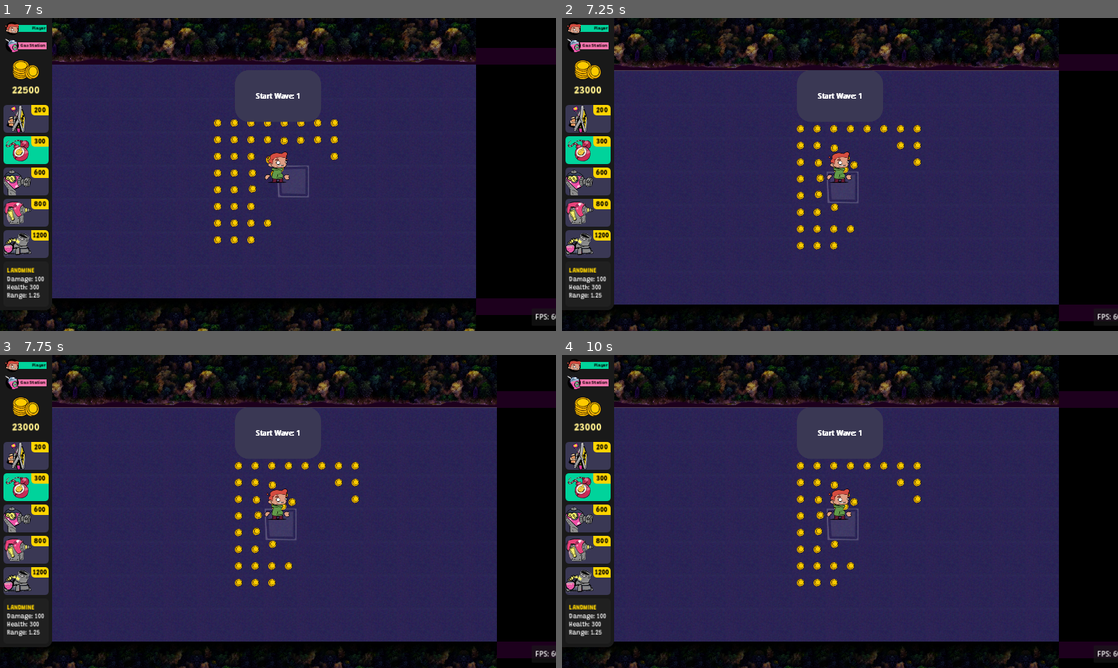
Above: before the commit, frames 1-4 (two rows, left to right).
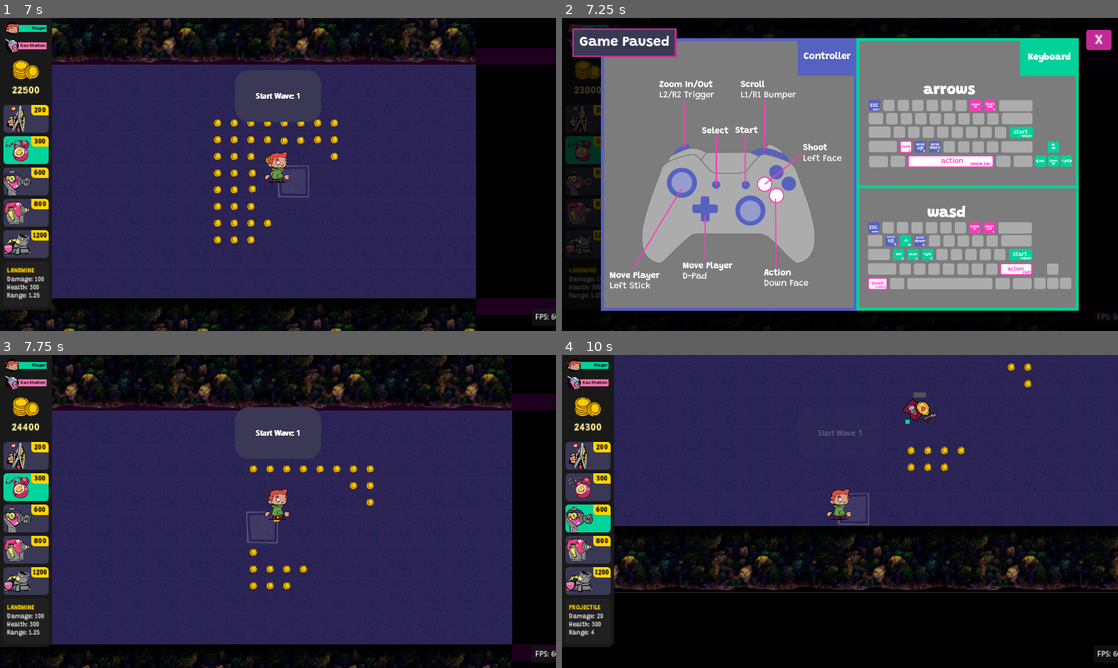
Above: after the commit, the same moments.

Repository: Slushie-Defense/Slushie
Game: Godot game, scene res://UserInterface/SplashScreen/SplashScreen.tscn
The game is run twice, just before and just after one commit, with the same random seed, the same clock (stepped at 60 frames per second) and the same inputs. Sound files missing from this copy of the repository are replaced by a short silence.
Inputs (mouse positions are in pixels of both pictures, inside the frame that each line leads up to):
- Up to frame 1 (7 s): click "X" at 0.5 s; click "Start" at 1.25 s; click "Start" at 2 s; click "Credits" at 2.75 s; tap Enter (StartButton) at 3.5 s; hold Right (RightButton) 3.53-4.28 s; hold Shift (ActionButton) 3.53-4.28 s; hold Down (DownButton) 4.28-5.03 s; tap E (SelectItemButton) at 4.35 s; hold Right (RightButton) 5.03-5.78 s; hold Enter (StartButton) 5.03-5.78 s; hold Up (UpButton) 5.78-6.53 s; tap = (ZoomIn) at 5.85 s; hold Left (LeftButton) from 6.53 s (still down); hold - (ZoomOut) from 6.53 s (still down)
- Up to frame 2 (7.25 s): keep holding Left (LeftButton); keep holding - (ZoomOut); tap Escape (PauseButton) at 7.15 s
- Up to frame 3 (7.75 s): release Left (LeftButton) at 7.25 s; release - (ZoomOut) at 7.25 s; click (539, 376) at 7.25 s, where only the run after the commit has a clickable "X"
- Up to frame 4 (10 s): tap Enter (StartButton) at 8, 9.6 s; hold Left (LeftButton) 8.03-8.78 s; tap Shift (ActionButton) at 8.1 s; hold Down (DownButton) 8.78-9.53 s; hold E (SelectItemButton) 8.78-9.53 s; hold Right (RightButton) from 9.53 s (still down)

Frame 1 is identical in both runs. In frame 2, 81% of the frame differs, in the area x 0-100%, y 0-100%; in frame 3, 11%; in frame 4, 52%.

Commit message:
Added pause screen

Diff:
--- a/Autoload/Main.gd
+++ b/Autoload/Main.gd
@@ -32,11 +32,15 @@
 var coins : int = 0
 var coin_reward : int = 200
 
+# Pause scene
+var pause_scene = load("res://UserInterface/PauseScreen/PauseScreen.tscn")
+
 # Called when the node enters the scene tree for the first time.
 func _ready():
 	signal_add_player.connect(_on_signal_add_player)
 	signal_add_gas_station.connect(_on_signal_add_gas_station)
 	signal_update_coin_count.connect(_update_coin_count)
+	signal_add_camera.connect(_on_signal_add_camera)
 	process_mode = Node.PROCESS_MODE_ALWAYS
 	# Game over screen
 	signal_player_died.connect(_game_ended)
@@ -54,8 +58,13 @@
 
 func _pause_game_toggle():
 	var log_pause : String = "CONTINUE GAME!" if get_tree().paused else "PAUSE GAME!"
-	print(log_pause)
 	get_tree().paused = not get_tree().paused
+	# Add the pause screen
+	if get_tree().paused:
+		if not camera_node == null:
+			var pause = pause_scene.instantiate()
+			camera_node._canvas_layer.add_child(pause)
+			print(camera_node.get_children())
 
 func _on_signal_add_camera(pass_node):
 	camera_node = pass_node
--- a/Entities/Camera/Camera.gd
+++ b/Entities/Camera/Camera.gd
@@ -1,5 +1,6 @@
 extends Camera2D
 
+@onready var _canvas_layer : CanvasLayer = $UserInterfaceParent/CanvasLayer
 @onready var user_interface : Node2D = $UserInterfaceParent
 @onready var wave_event_user_interface : Control = $UserInterfaceParent/CanvasLayer/WaveEvent
 
--- /dev/null
+++ b/UserInterface/PauseScreen/PauseScreen.gd
@@ -0,0 +1,10 @@
+extends Control
+
+func _input(event):
+	if event.is_action_pressed("PauseButton"):
+		call_deferred("queue_free")
+
+func _on_close_button_pressed():
+	Main._pause_game_toggle()
+	# Close the box
+	call_deferred("queue_free")
--- /dev/null
+++ b/UserInterface/PauseScreen/PauseScreen.tscn
@@ -0,0 +1,84 @@
+[gd_scene load_steps=7 format=3 uid="uid://orn12t4tvhr"]
+
+[ext_resource type="Texture2D" uid="uid://cbcm4dslbl6hr" path="res://Sprites/Controls/ControlScreen.png" id="1_4b73v"]
+[ext_resource type="Script" path="res://UserInterface/PauseScreen/PauseScreen.gd" id="1_73jr0"]
+[ext_resource type="Theme" uid="uid://crp0o88uid1pe" path="res://UserInterface/MainUserInterfaceTheme.tres" id="2_677u4"]
+[ext_resource type="FontFile" uid="uid://kug8qtkuvhhc" path="res://Fonts/Grandstander/Grandstander-Bold.ttf" id="3_67q2n"]
+
+[sub_resource type="StyleBoxFlat" id="StyleBoxFlat_5jivy"]
+bg_color = Color(0, 0, 0, 0.768627)
+
+[sub_resource type="StyleBoxFlat" id="StyleBoxFlat_g0spx"]
+content_margin_left = 16.0
+content_margin_top = 16.0
+content_margin_right = 16.0
+content_margin_bottom = 16.0
+bg_color = Color(0.227451, 0.219608, 0.329412, 1)
+border_width_left = 4
+border_width_top = 4
+border_width_right = 4
+border_width_bottom = 4
+border_color = Color(0.756863, 0.164706, 0.584314, 1)
+
+[node name="Pause" type="Control"]
+process_mode = 3
+top_level = true
+z_index = 1000
+z_as_relative = false
+layout_mode = 3
+anchors_preset = 15
+anchor_right = 1.0
+anchor_bottom = 1.0
+grow_horizontal = 2
+grow_vertical = 2
+script = ExtResource("1_73jr0")
+
+[node name="Panel" type="Panel" parent="."]
+clip_contents = true
+custom_minimum_size = Vector2(1280, 720)
+layout_mode = 0
+offset_right = 40.0
+offset_bottom = 40.0
+theme_override_styles/panel = SubResource("StyleBoxFlat_5jivy")
+
+[node name="CenterContainer" type="CenterContainer" parent="."]
+custom_minimum_size = Vector2(1280, 720)
+layout_mode = 0
+offset_right = 40.0
+offset_bottom = 40.0
+
+[node name="PanelContainer" type="PanelContainer" parent="CenterContainer"]
+custom_minimum_size = Vector2(1100, 0)
+layout_mode = 2
+
+[node name="TextureRect" type="TextureRect" parent="CenterContainer/PanelContainer"]
+layout_mode = 2
+texture = ExtResource("1_4b73v")
+expand_mode = 5
+
+[node name="CloseButton" type="Button" parent="."]
+custom_minimum_size = Vector2(48, 0)
+layout_mode = 0
+offset_left = 1212.0
+offset_top = 32.0
+offset_right = 1260.0
+offset_bottom = 73.0
+theme = ExtResource("2_677u4")
+text = "X"
+
+[node name="PanelContainer" type="PanelContainer" parent="."]
+layout_mode = 0
+offset_left = 24.0
+offset_top = 24.0
+offset_right = 211.0
+offset_bottom = 84.0
+theme_override_styles/panel = SubResource("StyleBoxFlat_g0spx")
+
+[node name="Label" type="Label" parent="PanelContainer"]
+layout_mode = 2
+theme_override_fonts/font = ExtResource("3_67q2n")
+theme_override_font_sizes/font_size = 32
+text = "Game Paused"
+vertical_alignment = 2
+
+[connection signal="pressed" from="CloseButton" to="." method="_on_close_button_pressed"]
--- a/project.godot
+++ b/project.godot
@@ -26,7 +26,6 @@
 window/size/viewport_width=1280
 window/size/viewport_height=720
 window/stretch/mode="canvas_items"
-window/stretch/aspect="keep_height"
 
 [dotnet]
 
Binary file added: Sprites/Controls/ControlScreen.png
Not shown, added: Sprites/Controls/ControlScreen.png.import
